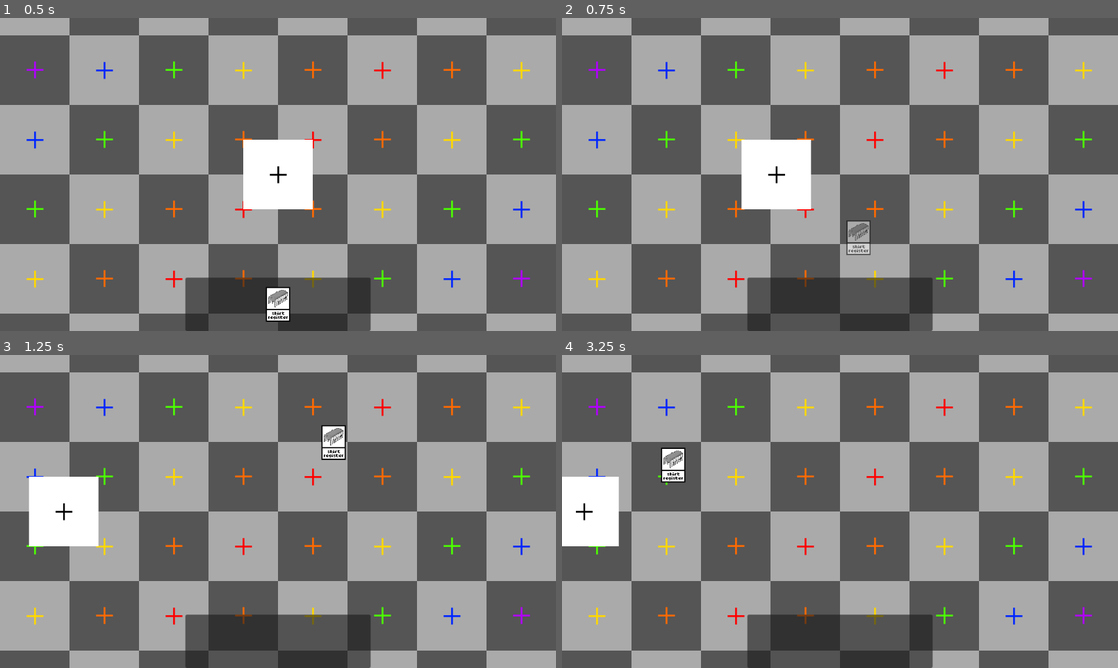
Above: before the commit, frames 1-4 (two rows, left to right).
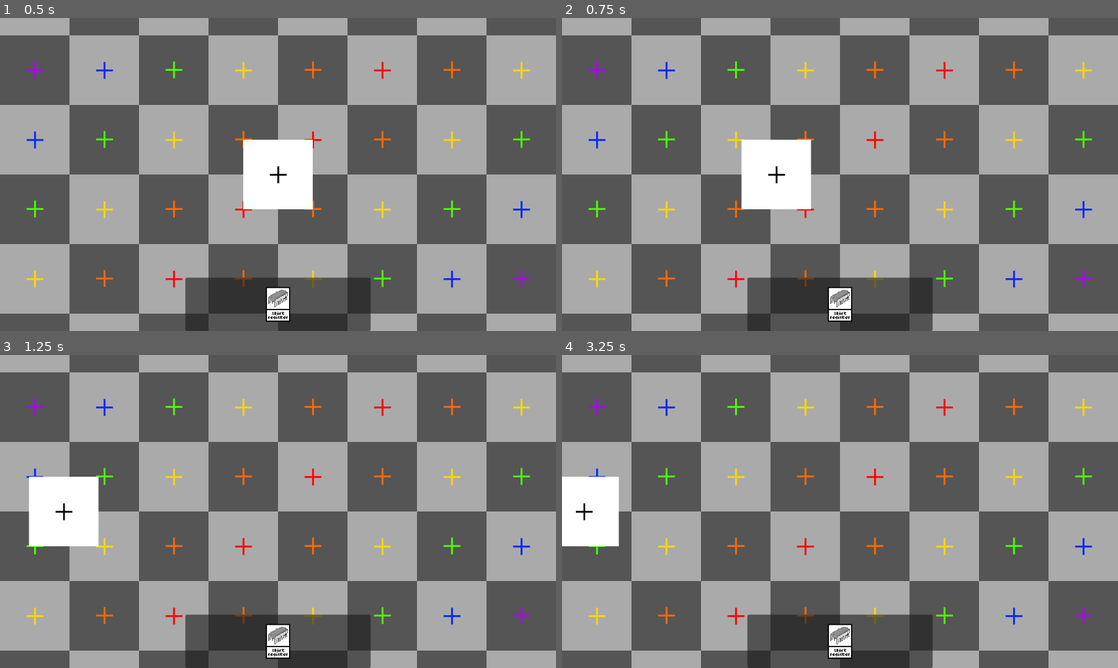
Above: after the commit, the same moments.

Repository: NobleMetalLabs/the-genesis-gambit
Game: Godot game, scene res://scn/tests/test.tscn
Same seed, same stepped clock (60 frames per second), same inputs: the game is played once before the commit and once after it.
Inputs (mouse positions are in pixels of both pictures, inside the frame that each line leads up to):
- Up to frame 1 (0.5 s): no input
- Up to frame 2 (0.75 s): tap Enter at 0.5 s; drag from (840, 302) to (895, 105) at 0.52 s
- Up to frame 3 (1.25 s): no input
- Up to frame 4 (3.25 s): drag from (895, 442) to (812, 574) at 1.27 s; tap Space at 2 s; move the mouse to (895, 442) at 2.02 s; tap Ctrl at 2.1 s; click (895, 442) at 2.17 s; drag from (812, 574) to (673, 464) at 2.77 s

Frame 1 is identical in both runs. In frame 2, 0.9% of the frame differs, in the area x 47-56%, y 64-98%; in frame 3, 1.0%; in frame 4, 1.0%, in the area x 17-53%, y 29-98%.
Error after the commit: Trying to assign value of type 'HBoxContainer' to a variable of type 'HandUI.gd'. (res://src/ui/CardInstanceInHand.gd:5)

Commit message:
Refactor

Diff:
--- a/src/ui/CardInstanceInHand.gd
+++ b/src/ui/CardInstanceInHand.gd
@@ -2,9 +2,27 @@
 extends CardInstance
 
 @onready var texture_rect : TextureRect = $TextureRect
+@onready var hand_ui : HandUI = self.get_parent()
 
 func _ready() -> void:
 	texture_rect.texture = metadata.image
 
 func _setup(_metadata : CardMetadata) -> void:
 	metadata = _metadata
+
+func _input(event : InputEvent) -> void:
+	if not event is InputEventMouseButton: return
+	if not event.button_index == MOUSE_BUTTON_LEFT: return
+	if not event.pressed: return
+
+	var new_temp_card : TempCard = hand_ui.client_ui.request_temp_card(metadata)
+	self.visible = false
+
+	new_temp_card.was_placed.connect(
+		func() -> void:
+			hand_ui._remove_card_from_hand(self)
+	)
+	new_temp_card.was_canceled.connect(
+		func() -> void:
+			self.visible = true
+	)
--- a/src/ui/ClientUI.gd
+++ b/src/ui/ClientUI.gd
@@ -33,3 +33,8 @@
 	else:
 		target_sprite.show()
 		target_sprite.position = target.position
+
+func request_temp_card(metadata : CardMetadata) -> TempCard:
+	var new_temp_card : TempCard = ObjectDB._TempCard.create(self, metadata)
+	self.add_child(new_temp_card, true)
+	return new_temp_card
--- a/src/ui/HandUI.gd
+++ b/src/ui/HandUI.gd
@@ -11,7 +11,6 @@
 	player_owner = _player_owner
 	player_owner.hand_updated.connect(_handle_hand_update)
 
-#TODO: this is tenative
 func _handle_hand_update(data : Dictionary) -> void:
 	var event_type : String = data["type"]
 	match event_type:
@@ -27,23 +26,6 @@
 func _add_card_to_hand(metadata : CardMetadata) -> void:
 	var new_hand_card : CardInstanceInHand = ObjectDB._CardInstanceInHand.create(metadata)
 	card_stack_container.add_child(new_hand_card, true)
-	new_hand_card.gui_input.connect( #TODO: this should probably move
-		func (event : InputEvent) -> void:
-			if not event is InputEventMouseButton: return
-			if not event.button_index == MOUSE_BUTTON_LEFT: return
-			if not event.pressed: return
-			var new_temp_card : TempCard = ObjectDB._TempCard.create(client_ui, new_hand_card.metadata)
-			new_hand_card.visible = false
-			new_temp_card.was_placed.connect( #TODO: this should DEFINITELY move
-				func() -> void:
-					self._remove_card_from_hand(new_hand_card)
-			)
-			new_temp_card.was_canceled.connect( #TODO: this should DEFINITELY move
-				func() -> void:
-					new_hand_card.visible = true
-			)
-			client_ui.add_child(new_temp_card, true)
-	)
 	new_hand_card.mouse_entered.connect(
 		func() -> void:
 			hovered_hand_card = new_hand_card
@@ -57,4 +39,5 @@
 	_instance.queue_free()
 
 func _clear_hand() -> void:
-	pass
+	for child in card_stack_container.get_children():
+		child.queue_free()
